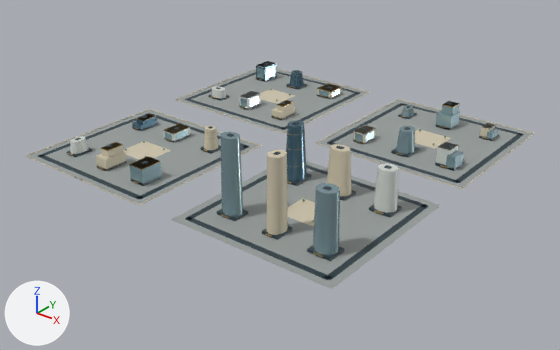
Before and after pictures for a commit that changed the glTF model web/public/assets/3d/ampliworld/GC-CITY-2030/GC-TILE-14-08.glb.
Both versions are drawn from a 50 mm lens placed at (4920.0, 5822.0, 653.0), pointed at (4022.0, 6944.0, -43.0). The lights are fixed; the arrows at lower left show +X, +Y and +Z. The older version comes first. Where no turn or scale is listed for an object, it has been applied to the vertices. Vertices at exactly the same position are counted once.

Objects in the first picture: 'GC-TILE-14-08-blue', 'GC-TILE-14-08-dark', 'GC-TILE-14-08-glass', 'GC-TILE-14-08-gold', 'GC-TILE-14-08-ivory', 'GC-TILE-14-08-paving', 'GC-TILE-14-08-white'.
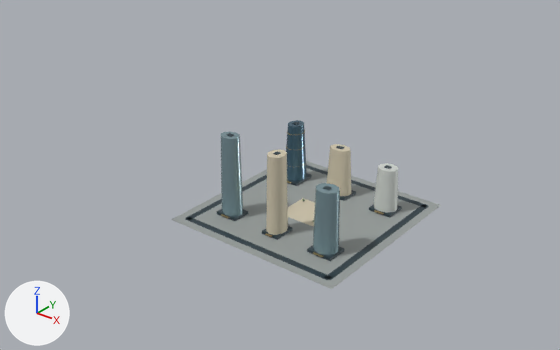
Pixel boxes (x1, y1, x2, y2) of what changed, in the pictures (560 x 350 px):
'GC-TILE-14-08-paving', reshaped (46% narrower, 42% shorter)
    before: (28, 69, 533, 289)
    after: (171, 161, 441, 289)
'GC-TILE-14-08-ivory', reshaped (83% narrower, 45% shorter)
    before: (26, 68, 534, 235)
    after: (266, 144, 351, 235)
'GC-TILE-14-08-dark', reshaped (50% narrower, 27% shorter)
    before: (38, 63, 524, 280)
    after: (185, 122, 429, 280)
'GC-TILE-14-08-glass', reshaped (68% narrower, 35% shorter)
    before: (129, 66, 498, 255)
    after: (221, 132, 340, 255)
'GC-TILE-14-08-white', reshaped (94% narrower, 67% shorter)
    before: (70, 61, 495, 213)
    after: (374, 163, 398, 213)
'GC-TILE-14-08-blue', reshaped (88% narrower, 49% shorter)
    before: (132, 61, 307, 181)
    after: (286, 120, 307, 181)
'GC-TILE-14-08-gold', reshaped
    before: (68, 75, 488, 257)
    after: (221, 130, 384, 257)
part 1 of me_mesh_0, deleted
    before: (176, 69, 368, 133)
part 2 of me_mesh_0, deleted
    before: (318, 100, 533, 188)
part 3 of me_mesh_0, deleted
    before: (28, 110, 259, 204)
part 4 of me_mesh_1, deleted
    before: (38, 63, 524, 200)
part 5 of me_mesh_2, deleted
    before: (26, 68, 534, 205)
part 6 of me_mesh_6, deleted
    before: (290, 70, 304, 87)
part 7 of me_mesh_6, deleted
    before: (256, 61, 276, 82)
part 8 of me_mesh_6, deleted
    before: (132, 119, 157, 131)
part 9 of me_mesh_6, deleted
    before: (137, 115, 156, 124)
part 10 of me_mesh_5, deleted
    before: (68, 75, 488, 183)
part 11 of me_mesh_7, deleted
    before: (70, 61, 495, 165)
part 12 of me_mesh_8, deleted
    before: (129, 66, 498, 186)

The change, as a list of edits to the scene's bpy script:
```text
Change me_mesh_0:
    remove me_mesh_0.from_pydata(...)  # 32 vertices, 48 faces; spans x 3621.0..4379.0, y 6621.0..7379.0, z 0.0
    add me_mesh_0.from_pydata(...)  # 8 vertices, 12 faces; spans x 4041.0..4379.0, y 6621.0..6959.0, z 0.0
    me_mesh_0 part 1: the loose piece of 8 vertices spanning x 3621.0..3959.0, y 7041.0..7379.0, z 0.0 is deleted
    me_mesh_0 part 2: the loose piece of 8 vertices spanning x 4041.0..4379.0, y 7041.0..7379.0, z 0.0 is deleted
    me_mesh_0 part 3: the loose piece of 8 vertices spanning x 3621.0..3959.0, y 6621.0..6959.0, z 0.0 is deleted
Change me_mesh_1:
    remove me_mesh_1.from_pydata(...)  # 512 vertices, 768 faces; spans x 3636.0..4364.0, y 6636.0..7364.0, z 0.0..150.0
    add me_mesh_1.from_pydata(...)  # 128 vertices, 192 faces; spans x 4056.0..4364.0, y 6636.0..6944.0, z 0.0..150.0
    me_mesh_1 part 4: 48 loose pieces with 384 vertices, spanning x 3636.0..4364.0, y 6636.0..7364.0, z 0.0..53.0, are deleted
Change me_mesh_2:
    remove me_mesh_2.from_pydata(...)  # 274 vertices, 432 faces; spans x 3620.0..4380.0, y 6620.0..7380.0, z 0.0..144.0
    add me_mesh_2.from_pydata(...)  # 52 vertices, 92 faces; spans x 4170.0..4250.0, y 6682.0..6900.0, z 0.0..144.0
    me_mesh_2 part 5: 26 loose pieces with 222 vertices, spanning x 3620.0..4380.0, y 6620.0..7380.0, z 0.0..48.0, are deleted
Change me_mesh_5:
    remove me_mesh_5.from_pydata(...)  # 1088 vertices, 1884 faces; spans x 3671.0..4330.0, y 6620.0..7325.0, z 0.0..129.0
    add me_mesh_5.from_pydata(...)  # 444 vertices, 792 faces; spans x 4091.0..4330.0, y 6678.0..6904.0, z 4.0..129.0
    me_mesh_5 part 10: 49 loose pieces with 644 vertices, spanning x 3671.0..4319.0, y 6620.0..7325.0, z 0.0..52.0, are deleted
Change me_mesh_6:
    remove me_mesh_6.from_pydata(...)  # 68 vertices, 116 faces; spans x 3675.0..4130.0, y 6858.0..7325.0, z 0.0..113.0
    add me_mesh_6.from_pydata(...)  # 22 vertices, 40 faces; spans x 4090.0..4130.0, y 6858.0..6906.0, z 5.0..113.0
    me_mesh_6 part 6: the loose piece of 22 vertices spanning x 3771.0..3809.0, y 7285.0..7319.0, z 5.0..38.0 is deleted
    me_mesh_6 part 7: the loose piece of 8 vertices spanning x 3675.0..3705.0, y 7279.0..7325.0, z 0.0..38.0 is deleted
    me_mesh_6 part 8: the loose piece of 8 vertices spanning x 3676.0..3704.0, y 6858.0..6906.0, z 0.0..13.0 is deleted
    me_mesh_6 part 9: the loose piece of 8 vertices spanning x 3683.0..3702.0, y 6866.0..6903.0, z 13.0..21.0 is deleted
Change me_mesh_7:
    remove me_mesh_7.from_pydata(...)  # 130 vertices, 216 faces; spans x 3670.0..4331.0, y 6681.0..7326.0, z 0.0..83.0
    add me_mesh_7.from_pydata(...)  # 22 vertices, 40 faces; spans x 4289.0..4331.0, y 6863.0..6901.0, z 5.0..83.0
    me_mesh_7 part 11: 10 loose pieces with 108 vertices, spanning x 3670.0..4317.0, y 6681.0..7326.0, z 0.0..39.0, are deleted
Change me_mesh_8:
    remove me_mesh_8.from_pydata(...)  # 320 vertices, 508 faces; spans x 3675.0..4332.0, y 6678.0..7325.0, z 0.0..149.0
    add me_mesh_8.from_pydata(...)  # 44 vertices, 80 faces; spans x 4090.0..4332.0, y 6683.0..6721.0, z 5.0..149.0
    me_mesh_8 part 12: 31 loose pieces with 276 vertices, spanning x 3675.0..4331.0, y 6678.0..7325.0, z 0.0..52.0, are deleted
```
